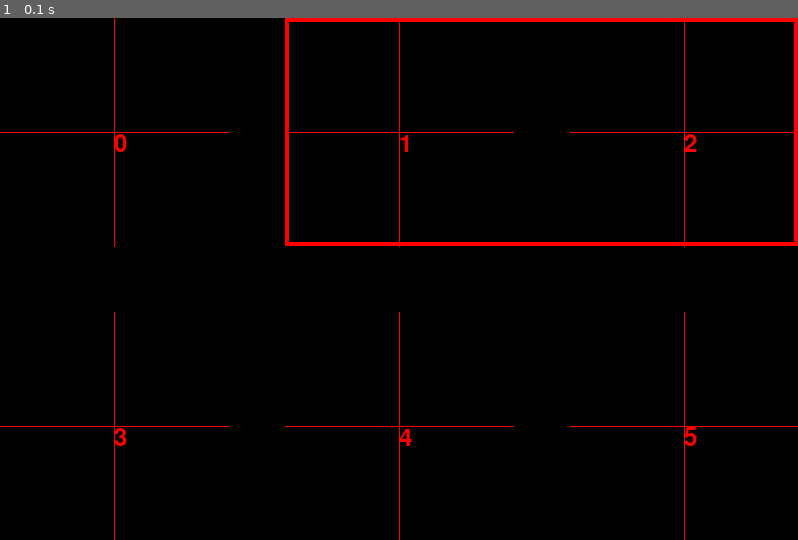
Above: before the commit, frame 1.
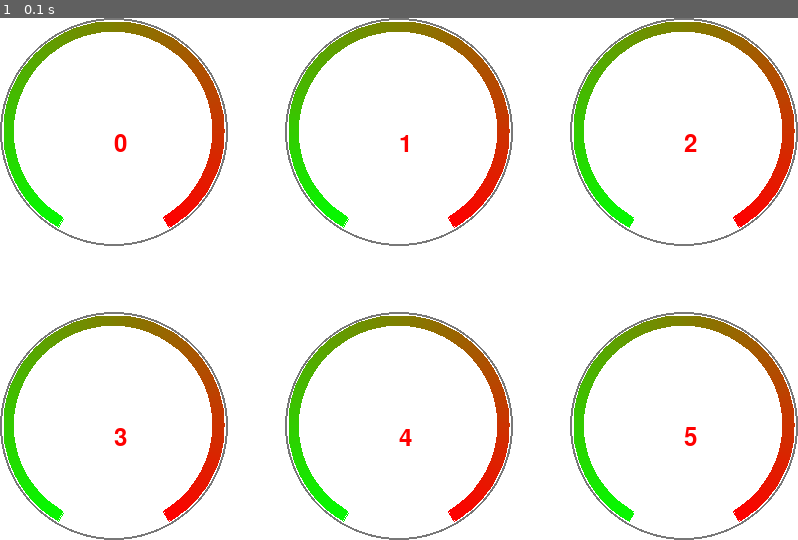
Above: after the commit, the same moment.

Repository: zhangsheng377/air_monitor
Game: pygame game, started from sensor/raspberrypi/test_pygame.py
Same seed, same stepped clock (60 frames per second), same inputs: the game is played once before the commit and once after it. The source is Python 2; it was converted automatically to run under Python 3.
Inputs:
- Up to frame 1 (0.1 s): no input

The runs differ from the first frame. In frame 1, 100% of the frame differs, in the area x 0-100%, y 0-100%.

Commit message:
测试在树莓派上的效果

Diff:
--- a/sensor/raspberrypi/dashboard.py
+++ b/sensor/raspberrypi/dashboard.py
@@ -12,41 +12,44 @@
         self.surface = surface
         self.radius = radius
         self.line_width = int(math.ceil(self.radius / 45))
-        self.gap = int(math.ceil(self.line_width / 5.0))
+        self.gap = int(max(math.ceil(self.line_width / 5.0),2))
         self.arc_width = int(math.ceil(self.line_width * 5))
         self.position = position
         self.index = index
         self.font = pygame.font.Font(None, 36)
         self.text_index = self.font.render(str(self.index), True, color.red)
-        self.rect = (self.position[0] - self.radius, self.position[1] - self.radius, self.position[0] + self.radius,
-                     self.position[1] + self.radius)
+        # self.rect = (self.position[0] - self.radius, self.position[1] - self.radius, self.position[0] + self.radius,self.position[1] + self.radius)
+        self.rect = (self.position[0] - self.radius, self.position[1] - self.radius, self.radius * 2, self.radius * 2)
 
     def draw(self):
-        # pygame.draw.circle(self.surface, color.grey, self.position, self.radius, self.line_width)
+        pygame.draw.circle(self.surface, color.grey, self.position, self.radius, self.line_width)
         self.surface.blit(self.text_index, self.position)
-        pygame.draw.aaline(self.surface, color.red, (self.position[0] - self.radius, self.position[1]),
-                           (self.position[0] + self.radius, self.position[1]), 2)
-        pygame.draw.aaline(self.surface, color.red, (self.position[0], self.position[1] - self.radius),
-                           (self.position[0], self.position[1] + self.radius), 2)
-        # self.draw_blendcolor_arc(color.green, color.red, 0, 180)
-        if self.index == 1:
-            pygame.draw.rect(self.surface, color.red, self.rect, 4)
-            print self.rect, self.radius * 2
+        #pygame.draw.aaline(self.surface, color.red, (self.position[0] - self.radius, self.position[1]),(self.position[0] + self.radius, self.position[1]), 2)
+        #pygame.draw.aaline(self.surface, color.red, (self.position[0], self.position[1] - self.radius),(self.position[0], self.position[1] + self.radius), 2)
+        self.draw_blendcolor_arc(color.red, color.green, -60, 240)
+        # pygame.draw.rect(self.surface, color.red, self.rect, 4)
+        # print self.rect, self.radius * 2
 
     def draw_blendcolor_arc(self, color_start, color_end, degree_start, degree_stop):
-        degree_start = int(degree_start)
-        degree_stop = int(degree_stop)
-        color_i = color_start
+        # degree_start = int(degree_start)
+        # degree_stop = int(degree_stop)
+        # print color_start,color_end
+        color_gap = (color_end.r - color_start.r, color_end.g - color_start.g, color_end.b - color_start.b)
+        # color_start= (color_start.r, color_start.g, color_start.b)
+        color_i = [color_start[0], color_start[1], color_start[2]]
         rect = (self.rect[0] + self.line_width + self.gap, self.rect[1] + self.line_width + self.gap,
-                self.rect[2] - self.line_width - self.gap, self.rect[3] - self.line_width - self.gap)
-        print rect
-        for degree in range(degree_start, degree_stop + 1):
-            color_i.r = color_i.r + (color_end.r - color_start.r) / (degree_stop - degree_start) * (
-                degree - degree_start)
-            color_i.g = color_i.g + (color_end.g - color_start.g) / (degree_stop - degree_start) * (
-                degree - degree_start)
-            color_i.b = color_i.b + (color_end.b - color_start.b) / (degree_stop - degree_start) * (
-                degree - degree_start)
-            pygame.draw.arc(self.surface, color.green, rect, math.radians(degree), math.radians(degree), 10)
-        pygame.draw.rect(self.surface, color.blue, rect, 5)
-        pygame.draw.circle(self.surface, color.red, self.position, self.radius - self.line_width - self.gap, 1)
+                (self.radius - self.line_width - self.gap) * 2, (self.radius - self.line_width - self.gap) * 2)
+        step = 10
+        for degree in range(degree_start, degree_stop - step + 1):
+            color_i[0] = int(
+                color_start[0] + color_gap[0] * 1.0 / (degree_stop - degree_start) * (degree - degree_start))
+            color_i[1] = int(
+                color_start[1] + color_gap[1] * 1.0 / (degree_stop - degree_start) * (degree - degree_start))
+            color_i[2] = int(
+                color_start[2] + color_gap[2] * 1.0 / (degree_stop - degree_start) * (degree - degree_start))
+            # print color_i,degree - degree_start,degree_stop - degree_start,color_gap,color_start
+            pygame.draw.arc(self.surface, color_i, rect, math.radians(degree), math.radians(degree + step),
+                            self.arc_width)
+            # pygame.draw.rect(self.surface, color.blue, rect, 5)
+            # pygame.draw.arc(self.surface, color.green, rect, math.radians(degree_start), math.radians(degree_stop), 10)
+            # pygame.draw.circle(self.surface, color.red, self.position, self.radius - self.line_width - self.gap, 1)
--- a/sensor/raspberrypi/test_pygame.py
+++ b/sensor/raspberrypi/test_pygame.py
@@ -13,7 +13,7 @@
 radius = min(gap[0], gap[1]) * 2
 size = (2 * gap[0] + 6 * radius, gap[1] + 4 * radius)
 
-print size
+#print size
 
 screen = pygame.display.set_mode(size, FULLSCREEN | HWSURFACE)
 
@@ -23,7 +23,7 @@
 for y in range(0, y_mydashboard):
     for x in range(0, x_mydashboard):
         position = (radius + x * (gap[0] + 2 * radius), radius + y * (gap[1] + 2 * radius))
-        print position, radius
+        #print position, radius
         mydashboard.append(dashboard.DASHBOARD(screen, position, radius, x + y * x_mydashboard))
 
 while True:
@@ -34,7 +34,7 @@
             if event.key == K_ESCAPE:
                 sys.exit()
 
-    screen.fill(color.black)
+    screen.fill(color.white)
 
     for i in range(0, x_mydashboard * y_mydashboard):
         mydashboard[i].draw()
Not shown, removed: sensor/raspberrypi/color.pyc
